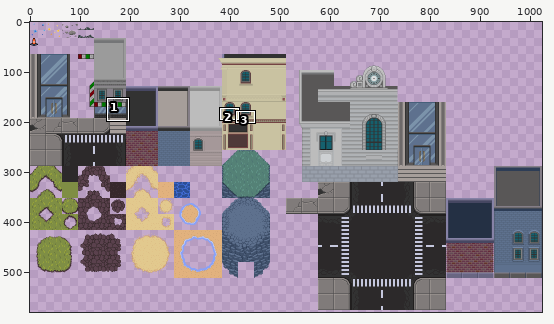
File history of a sprite sheet, sprites/tilesets/test_set_2.png. The picture above shows the old version from afar; the outline marks the close-up.
Close-up. As it was:
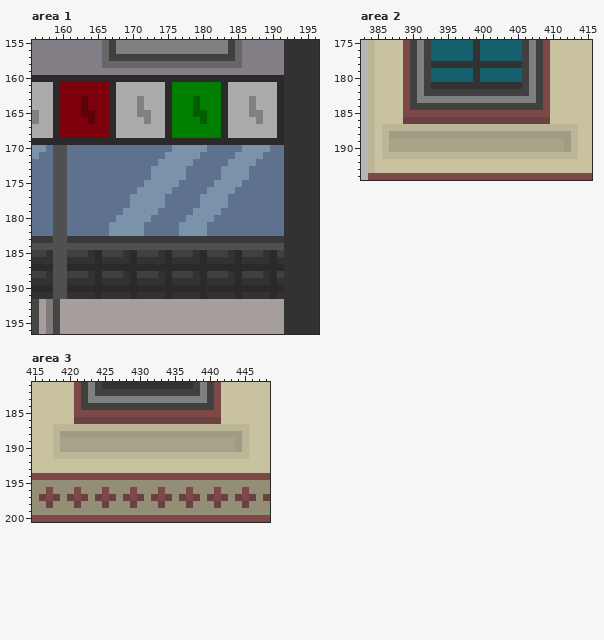
The file is 1024x1024 pixels. Colours within 5 levels of each other are drawn and written as one. Shown: area 1: x 156..196, y 155..196; area 2: x 383..415, y 175..194; area 3: x 415..448, y 181..200. The wide view leaves out empty margins. The commit also changed other parts of the picture, which this record leaves out.
The same view after the edit:
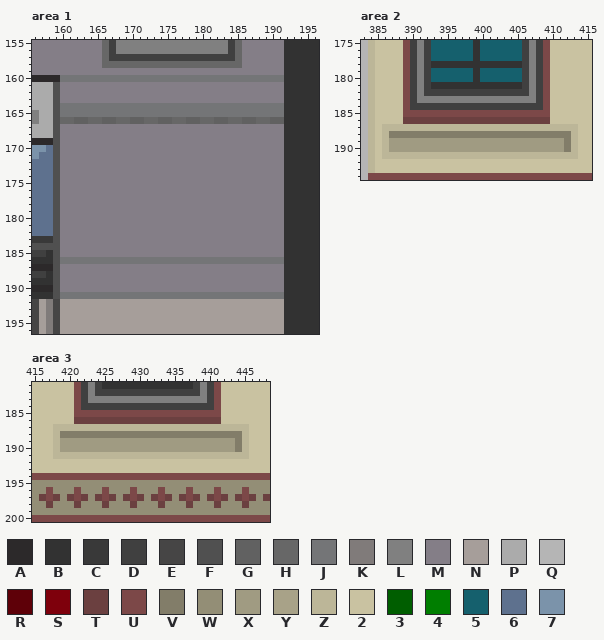
Palette (. is transparent): A #2c292a  B #323232  C #393939  D #404040  E #464545  F #505050  G #616161  H #676767  J #747577  K #807b7a  L #808080  M #847e87  N #a69e9a  P #ababab  Q #b5b5b5  R #5e0008  S #7e000c  T #6b4040  U #7c4848  V #827d69  W #938e76  X #a09b82  Y #a8a288  Z #bcb698  2 #c9c2a1  3 #005e00  4 #007e00  5 #15606d  6 #5e718e  7 #7b93aa
Edits made:
--- area 1
@@ x 156..196 @@
 159 MMMMMMMMMMMMMMMMMMMMMMMMMMMMMMMMMMMMBBBBB
-160 AAAAAAAAAAAAAAAAAAAAAAAAAAAAAAAAAAAABBBBB
-161 PPPASSSSSSSAPPPPPPPA4444444APPPPPPPABBBBB
-162 PPPASSSSSSSAPPPPPPPA4444444APPPPPPPABBBBB
-163 PPPASSSRSSSAPPPLPPPA4443444APPPLPPPABBBBB
-164 PPPASSSRSSSAPPPLPPPA4443444APPPLPPPABBBBB
-165 LPPASSSRRSSAPPPLLPPA4443344APPPLLPPABBBBB
-166 LPPASSSSRSSAPPPPLPPA4444344APPPPLPPABBBBB
-167 PPPASSSSSSSAPPPPPPPA4444444APPPPPPPABBBBB
-168 PPPASSSSSSSAPPPPPPPA4444444APPPPPPPABBBBB
-169 AAAAAAAAAAAAAAAAAAAAAAAAAAAAAAAAAAAABBBBB
-170 776FF6666666666666667777766666777766BBBBB
-171 766FF6666666666666677777666667777666BBBBB
-172 666FF6666666666666777776666677776666BBBBB
-173 666FF6666666666667777766666777766666BBBBB
-174 666FF6666666666667777766666777766666BBBBB
-175 666FF6666666666677777666667777666666BBBBB
-176 666FF6666666666777776666677776666666BBBBB
-177 666FF6666666667777766666777766666666BBBBB
-178 666FF6666666667777766666777766666666BBBBB
-179 666FF6666666677777666667777666666666BBBBB
-180 666FF6666666777776666677776666666666BBBBB
-181 666FF6666667777766666777766666666666BBBBB
-182 666FF6666667777766666777766666666666BBBBB
-183 CCCFFCCCCCCCCCCCCCCCCCCCCCCCCCCCCCCCBBBBB
-184 FFFFFFFFFFFFFFFFFFFFFFFFFFFFFFFFFFFFBBBBB
-185 DDBFFDDDBADDDBADDDBADDDBADDDBADDDBADBBBBB
-186 BBBFFBBBBABBBBABBBBABBBBABBBBABBBBABBBBBB
-187 AAAFFAAAAAAAAAAAAAAAAAAAAAAAAAAAAAAABBBBB
-188 DDBFFDDDBADDDBADDDBADDDBADDDBADDDBADBBBBB
-189 BBBFFBBBBABBBBABBBBABBBBABBBBABBBBABBBBBB
-190 AAAFFAAAAAAAAAAAAAAAAAAAAAAAAAAAAAAABBBBB
-191 BBBFFBBBBABBBBABBBBABBBBABBBBABBBBABBBBBB
+160 AAAAJJJJJJJJJJJJJJJJJJJJJJJJJJJJJJJJBBBBB
+161 PPPFMMMMMMMMMMMMMMMMMMMMMMMMMMMMMMMMBBBBB
+162 PPPFMMMMMMMMMMMMMMMMMMMMMMMMMMMMMMMMBBBBB
+163 PPPFMMMMMMMMMMMMMMMMMMMMMMMMMMMMMMMMBBBBB
+164 PPPFJJJJJJJJJJJJJJJJJJJJJJJJJJJJJJJJBBBBB
+165 LPPFJJJJJJJJJJJJJJJJJJJJJJJJJJJJJJJJBBBBB
+166 LPPFHHGGHHGGHHGGHHGGHHGGHHGGHHGGHHGGBBBBB
+167 PPPFMMMMMMMMMMMMMMMMMMMMMMMMMMMMMMMMBBBBB
+168 PPPFMMMMMMMMMMMMMMMMMMMMMMMMMMMMMMMMBBBBB
+169 AAAFMMMMMMMMMMMMMMMMMMMMMMMMMMMMMMMMBBBBB
+170 776FMMMMMMMMMMMMMMMMMMMMMMMMMMMMMMMMBBBBB
+171 766FMMMMMMMMMMMMMMMMMMMMMMMMMMMMMMMMBBBBB
+172 666FMMMMMMMMMMMMMMMMMMMMMMMMMMMMMMMMBBBBB
+173 666FMMMMMMMMMMMMMMMMMMMMMMMMMMMMMMMMBBBBB
+174 666FMMMMMMMMMMMMMMMMMMMMMMMMMMMMMMMMBBBBB
+175 666FMMMMMMMMMMMMMMMMMMMMMMMMMMMMMMMMBBBBB
+176 666FMMMMMMMMMMMMMMMMMMMMMMMMMMMMMMMMBBBBB
+177 666FMMMMMMMMMMMMMMMMMMMMMMMMMMMMMMMMBBBBB
+178 666FMMMMMMMMMMMMMMMMMMMMMMMMMMMMMMMMBBBBB
+179 666FMMMMMMMMMMMMMMMMMMMMMMMMMMMMMMMMBBBBB
+180 666FMMMMMMMMMMMMMMMMMMMMMMMMMMMMMMMMBBBBB
+181 666FMMMMMMMMMMMMMMMMMMMMMMMMMMMMMMMMBBBBB
+182 666FMMMMMMMMMMMMMMMMMMMMMMMMMMMMMMMMBBBBB
+183 CCCFMMMMMMMMMMMMMMMMMMMMMMMMMMMMMMMMBBBBB
+184 FFFFMMMMMMMMMMMMMMMMMMMMMMMMMMMMMMMMBBBBB
+185 DDBFMMMMMMMMMMMMMMMMMMMMMMMMMMMMMMMMBBBBB
+186 BBBFJJJJJJJJJJJJJJJJJJJJJJJJJJJJJJJJBBBBB
+187 AAAFMMMMMMMMMMMMMMMMMMMMMMMMMMMMMMMMBBBBB
+188 DDBFMMMMMMMMMMMMMMMMMMMMMMMMMMMMMMMMBBBBB
+189 BBBFMMMMMMMMMMMMMMMMMMMMMMMMMMMMMMMMBBBBB
+190 AAAFMMMMMMMMMMMMMMMMMMMMMMMMMMMMMMMMBBBBB
+191 BBBFJJJJJJJJJJJJJJJJJJJJJJJJJJJJJJJJBBBBB
 192 ENKENNNNNNNNNNNNNNNNNNNNNNNNNNNNNNNNBBBBB
--- area 2
@@ x 383..415 @@
 187 QZ2ZZZZZZZZZZZZZZZZZZZZZZZZZZZZ22
-188 QZ2ZXXXXXXXXXXXXXXXXXXXXXXXXXXZ22
-189 QZ2ZYYYYYYYYYYYYYYYYYYYYYYYYYXZ22
-190 QZ2ZYYYYYYYYYYYYYYYYYYYYYYYYYXZ22
+188 QZ2ZVVVVVVVVVVVVVVVVVVVVVVVVVVZ22
+189 QZ2ZXXXXXXXXXXXXXXXXXXXXXXXXXVZ22
+190 QZ2ZXXXXXXXXXXXXXXXXXXXXXXXXXVZ22
 191 QZ2ZZZZZZZZZZZZZZZZZZZZZZZZZZZZ22
--- area 3
@@ x 415..448 @@
 187 222ZZZZZZZZZZZZZZZZZZZZZZZZZZZZ222
-188 222ZXXXXXXXXXXXXXXXXXXXXXXXXXXZ222
-189 222ZYYYYYYYYYYYYYYYYYYYYYYYYYXZ222
-190 222ZYYYYYYYYYYYYYYYYYYYYYYYYYXZ222
+188 222ZVVVVVVVVVVVVVVVVVVVVVVVVVVZ222
+189 222ZXXXXXXXXXXXXXXXXXXXXXXXXXVZ222
+190 222ZXXXXXXXXXXXXXXXXXXXXXXXXXVZ222
 191 222ZZZZZZZZZZZZZZZZZZZZZZZZZZZZ222
Pixel boxes of the changes (left, top, right, bottom) in both close-ups:
changed: (53, 75, 284, 299)
changed: (389, 131, 571, 152)
changed: (60, 431, 242, 452)
